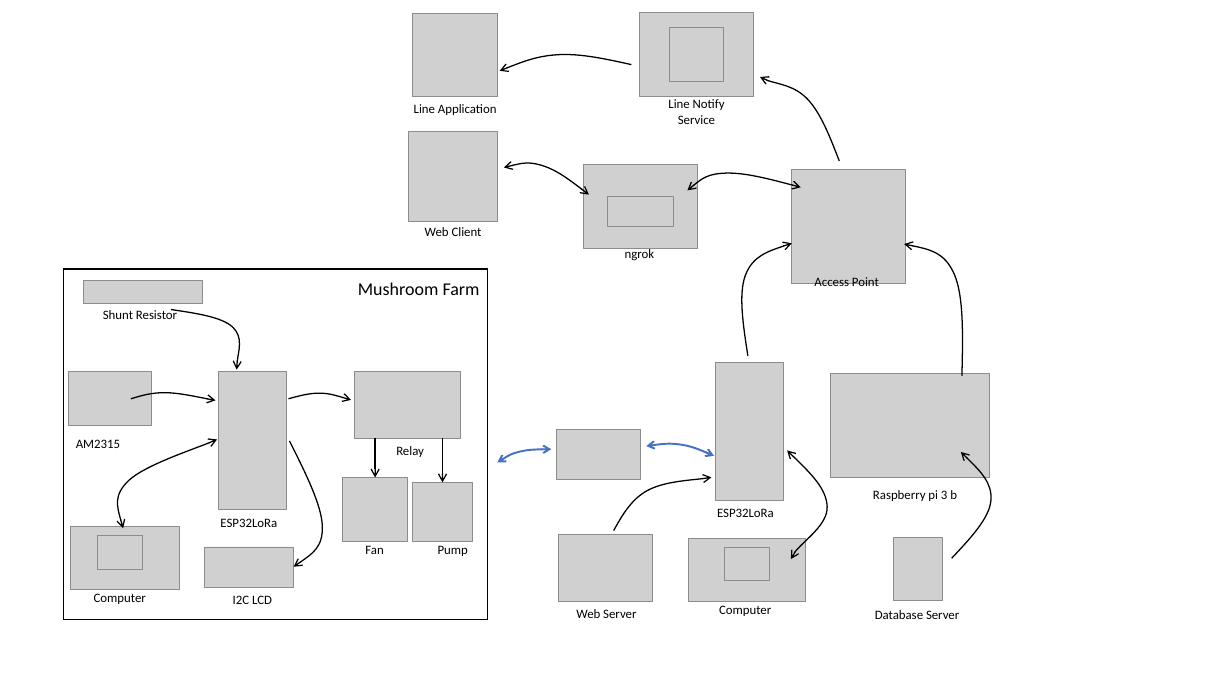
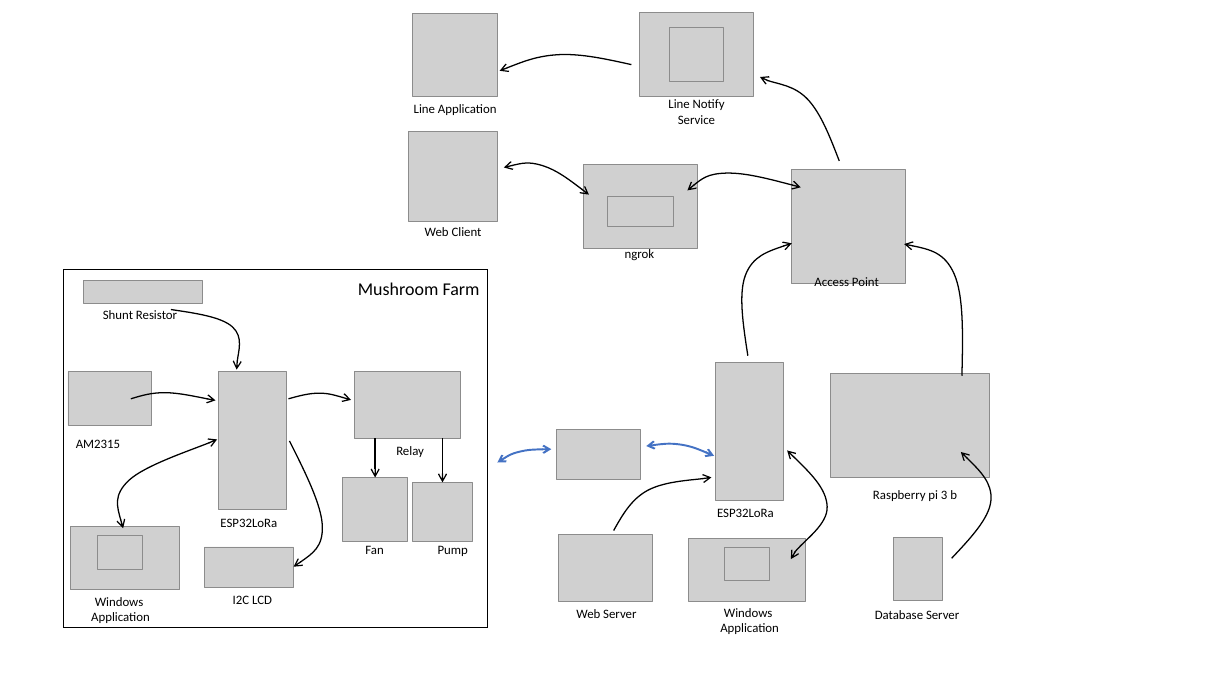
Before and after one commit to narinthon-so/Mushroom-project, a slide deck: slide 1 of Documents/SystemDiagram.pptx. Drawn at 1232x693 pixels with LibreOffice and Linux fonts; fonts in the diff are those of the drawing; grey boxes stand for pictures. Boxes give left, top, right and bottom in pixels: in the first picture for what was removed or moved away, otherwise in the second. Text is boxed around its words. In the diff, an @@ line names an element or a change of style, - is before the commit and + after.

```diff
--- a/Documents/SystemDiagram.pptx
+++ b/Documents/SystemDiagram.pptx
@@ rectangle resized from (x1=64, y1=269, x2=488, y2=620) to (x1=64, y1=269, x2=488, y2=628) @@
@@ text at (x1=91, y1=597, x2=150, y2=623): text changed @@
-Computer
+Windows
+Application
@@ text removed at (x1=719, y1=605, x2=771, y2=616) @@
-Computer
@@ text added at (x1=720, y1=608, x2=779, y2=634), 10 pt, text #000000 @@
+Windows
+Application
```
Also in this commit, not shown: 5 other files.
